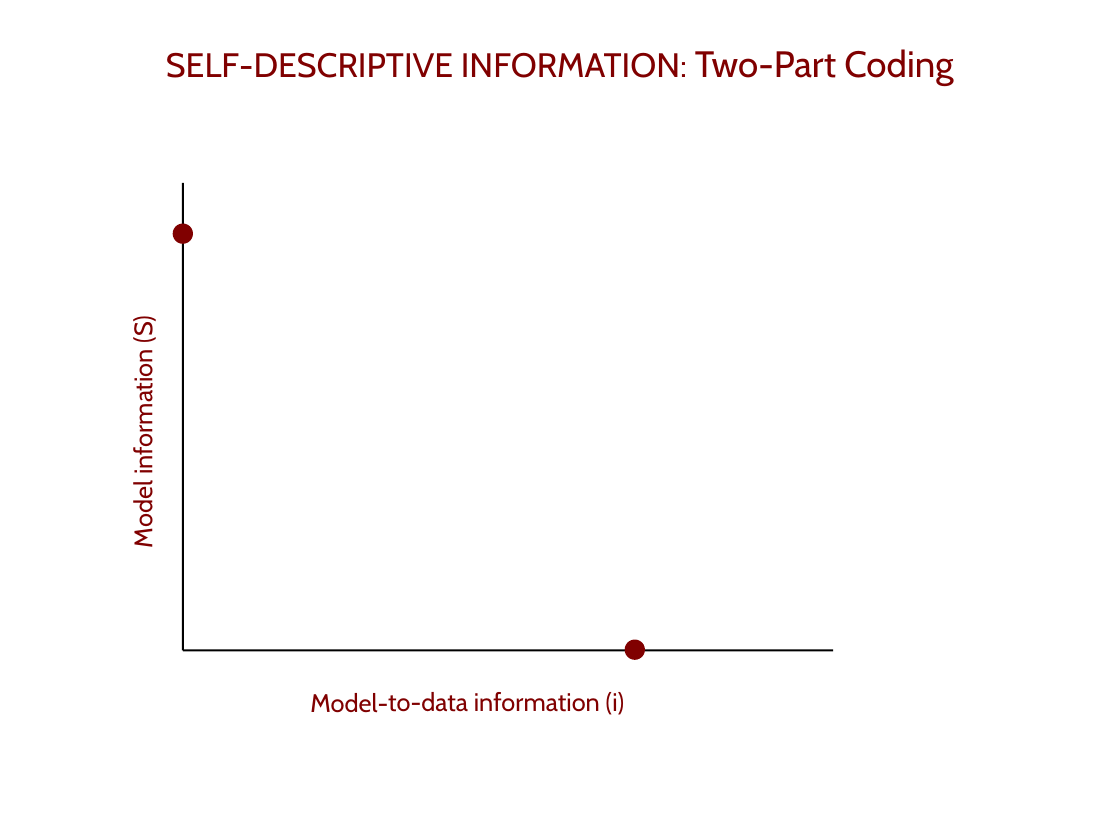
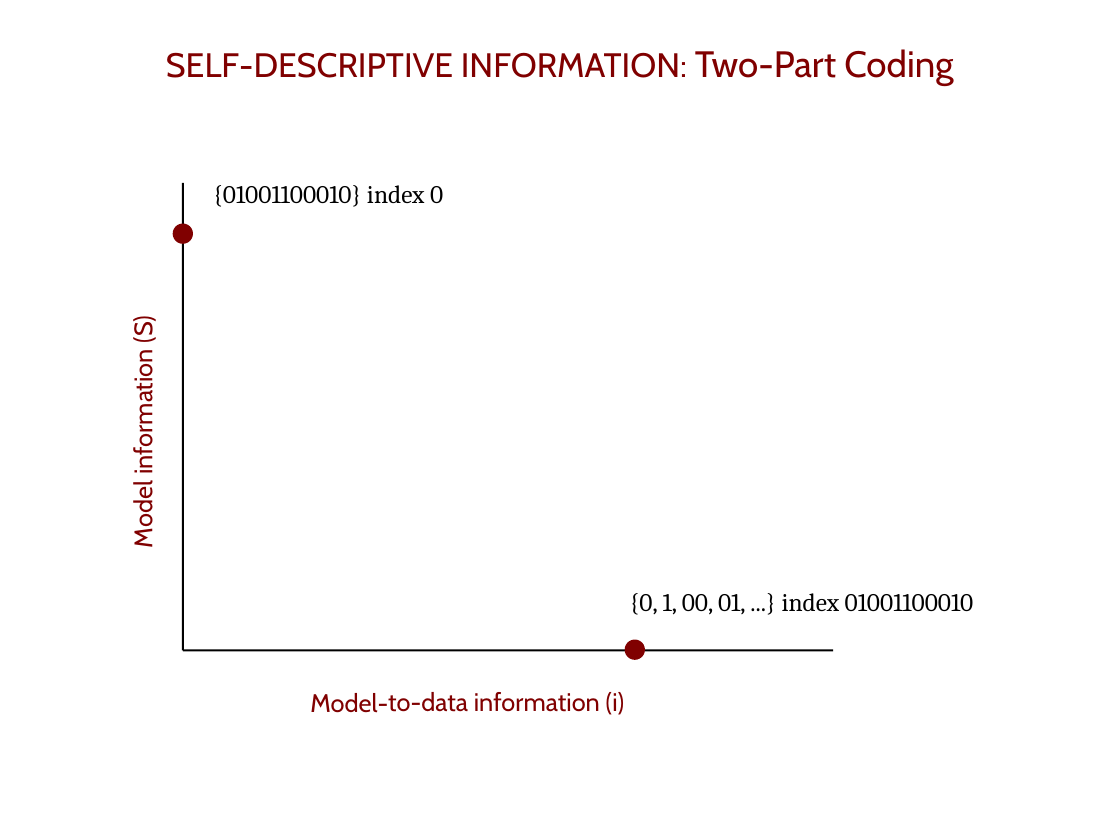
Before and after one commit to pbloem/Publications, a slide deck: slide 27 of admin/pres2.odp (slide 22 before the commit). Drawn at 1120x840 pixels with LibreOffice and Linux fonts; fonts in the diff are those of the drawing. Boxes give left, top, right and bottom in pixels: in the first picture for what was removed or moved away, otherwise in the second. Text is boxed around its words. In the diff, an @@ line names an element or a change of style, - is before the commit and + after.

```diff
--- a/admin/pres2.odp
+++ b/admin/pres2.odp
@@ text added at [213,185,443,207], 18 pt, text #000000 @@
+{01001100010} index 0
@@ text added at [630,593,974,615], 18 pt, text #000000 @@
+{0, 1, 00, 01, ...} index 01001100010
```
Also in this commit, not shown: 16 other slides changed, 14 slides added, 1 slide removed.
